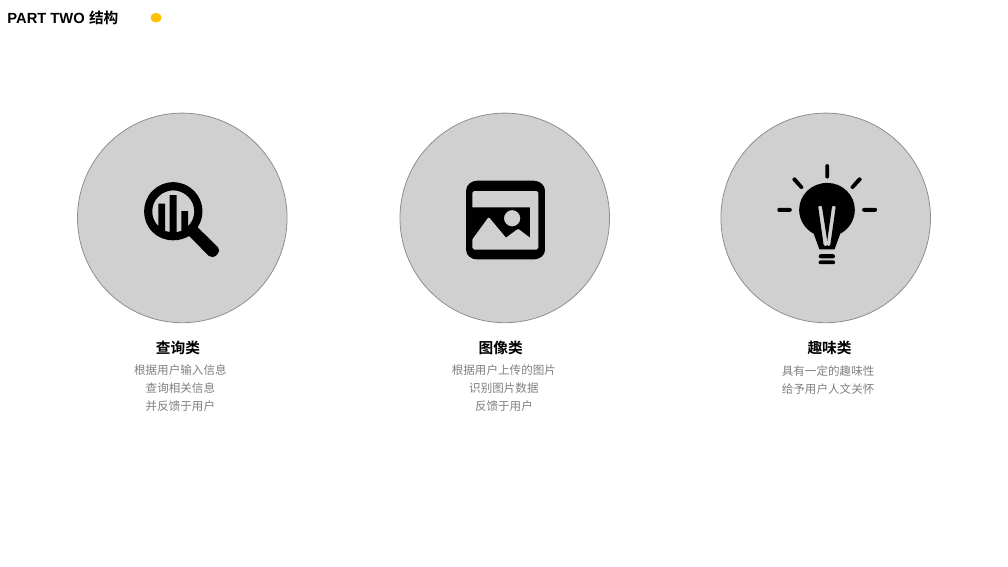
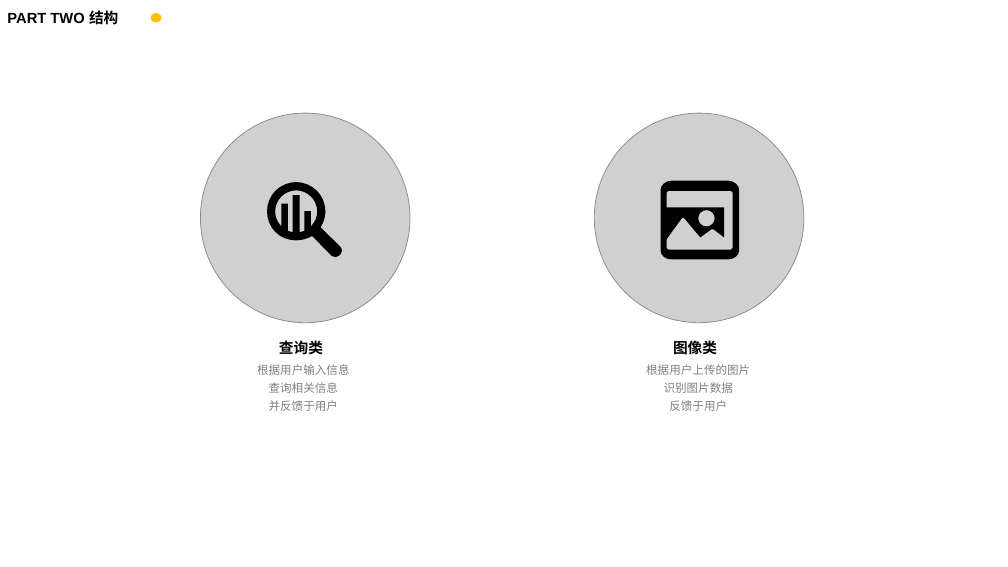
Before and after one commit to ShuoyuGong/Tool, a slide deck: slide 6 of Everything（TOOLS）.pptx. Drawn at 1008x567 pixels with LibreOffice and Linux fonts; fonts in the diff are those of the drawing; grey boxes stand for pictures. Boxes give left, top, right and bottom in pixels: in the first picture for what was removed or moved away, otherwise in the second. Text is boxed around its words. In the diff, an @@ line names an element or a change of style, - is before the commit and + after.

```diff
--- a/Everything（TOOLS）.pptx
+++ b/Everything（TOOLS）.pptx
@@ picture: place and size @@
-picture at [78, 113, 287, 323]
+picture at [200, 113, 410, 323]
@@ picture removed at [721, 113, 931, 323] @@
@@ 2 texts, 1 freeform shape: place and size @@
-2 texts, 1 freeform shape at [134, 182, 227, 411]
+2 texts, 1 freeform shape at [257, 182, 350, 411]
@@ 2 texts, 2 freeform shapes, 1 picture: place and size @@
-2 texts, 2 freeform shapes, 1 picture at [400, 113, 609, 411]
+2 texts, 2 freeform shapes, 1 picture at [594, 113, 804, 411]
@@ group removed at [777, 164, 877, 264]: 8 freeform shapes @@
@@ text removed at [808, 339, 852, 358] @@
-趣味类
@@ text removed at [782, 365, 875, 394] @@
-具有一定的趣味性
-给予用户人文关怀
```
Also in this commit, not shown: 6 other slides changed, 4 other files.
